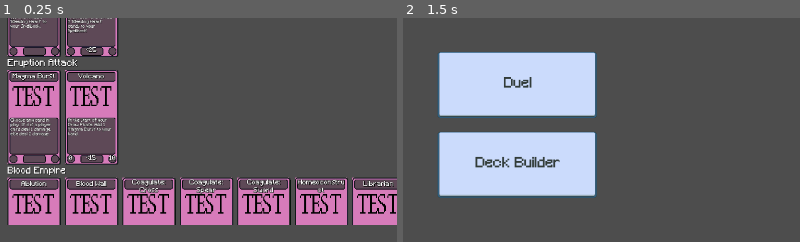
Above: before the commit, frames 1-2 (left to right).
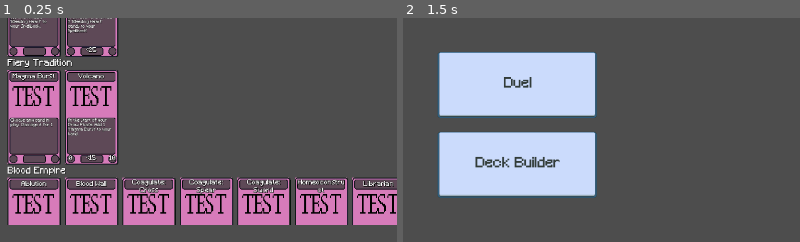
Above: after the commit, the same moments.

Repository: KT0mi/KT0mi_Card_Game_Godot
Game: Godot game, scene res://Scenes/DeckBuilder.tscn
The game is run twice, just before and just after one commit, with the same random seed, the same clock (stepped at 60 frames per second) and the same inputs. This scene is started directly instead of the project's main scene.
Inputs (mouse positions are % of the whole screen's width and height, from its top left):
- Up to frame 1 (0.25 s): no input
- Up to frame 2 (1.5 s): click (86, 6) at 0.52 s; type "Alex" at 0.6 s; click "Back" at 1.25 s
The pictures show only the part of the screen within x 2-52%, y 49-99%; the shares and areas given below are measured in that part.

The runs differ from the first frame. In frame 1, 0.6% of the frame differs, in the area x 2-20%, y 18-53%; in frame 2, nothing differs.

Commit message:
Added ContinuousEffect 'source' parameter for card accessing.

Diff:
--- a/Cards/Test/TestQuarentine/Goblin Forces (C-L-A)/goblin_mechanic.gd
+++ b/Cards/Test/TestQuarentine/Goblin Forces (C-L-A)/goblin_mechanic.gd
@@ -17,7 +17,7 @@
 				if source.lane >= source.owner.ARENA_LANES - 1:
 					return false
 				return candidate == source.owner.arena_lanes[source.lane + 1],
-			func(attack : int) -> int:
+			func(attack : int, _source : CardInstance) -> int:
 				return attack + 1,
 		)
 	]
--- a/Cards/Test/TestQuarentine/SLA/magma_burst.gd
+++ b/Cards/Test/TestQuarentine/SLA/magma_burst.gd
@@ -3,10 +3,14 @@
 func _init() -> void:
 	id = &"magma_burst"
 	card_name = "Magma Burst"
-	card_text = "Choose any card in play: If it is a player card deal 1 damage, else deal 2 damage."
+	card_text = "Choose any card in play: Damage it for 1"
 	gate = CardGate.None()
 	cast_type = CastType.INSTANT
-	sets = ["eruption_attack"]
+	damage_tags = [&"magma_burst"]
+	sets = ["fiery_tradition"]
+
+func get_display_text(card: CardInstance) -> String:
+	return "Choose any card in play: Damage it for %d" % CheckSystem.effect_damage_of(card, 1)
 
 func resolve_effect(card: CardInstance, _event: PlayCardEvent) -> void:
 	var target := await ChoiceManager.request_card(
@@ -16,7 +20,4 @@
 		ChoiceContext.DAMAGE_EFFECT(card, 1)
 	)
 
-	if target.current_zone == Zone.Type.PLAYER:
-		DamagePipeline.apply_damage(target, 1, card)
-	else:
-		DamagePipeline.apply_damage(target, 2, card)
+	await DamagePipeline.apply_damage(target, CheckSystem.effect_damage_of(card, 1), card)
--- a/Cards/Test/TestQuarentine/SLA/volcano.gd
+++ b/Cards/Test/TestQuarentine/SLA/volcano.gd
@@ -7,14 +7,14 @@
 	gate = CardGate.BasicGate(15)
 	attack = 0
 	endurance = 10
-	sets = ["eruption_attack"]
+	sets = ["fiery_tradition"]
 
 func _build_abilities() -> Array[Ability]:
 	return [
 		Ability.new(
 			Events.DRAW_PHASE_START,
 			func(c:CardInstance,e:PhaseEvent):
-				GameActions.try_summon_card(c.owner, &"magma_burst", Zone.Type.HAND),
+				await GameActions.try_summon_card(c.owner, &"magma_burst", Zone.Type.HAND),
 			func(c:CardInstance,e:PhaseEvent) -> bool: return e.player == c.owner
 		)
 	]
--- a/Scripts/CardDataScripts/ContinuousEffect.gd
+++ b/Scripts/CardDataScripts/ContinuousEffect.gd
@@ -19,7 +19,7 @@
 ## x is defined by kind
 var applies_to : Callable
 
-#(value) -> value:
+#(value:Variant, source : CardInstance) -> value:
 var effect : Callable
 
 func _init(k: Kind, target_predicate: Callable, e:Callable, l:Layer = Layer.DELTA) -> void:
--- a/Scripts/CheckSystem.gd
+++ b/Scripts/CheckSystem.gd
@@ -119,8 +119,8 @@
 	var value : Variant = start
 	for m in matches:
 		if m.ce.layer == ContinuousEffect.Layer.SET:
-			value = m.ce.effect.call(value)
+			value = m.ce.effect.call(value, m.source)
 	for m in matches:
 		if m.ce.layer == ContinuousEffect.Layer.DELTA:
-			value = m.ce.effect.call(value)
+			value = m.ce.effect.call(value, m.source)
 	return value
